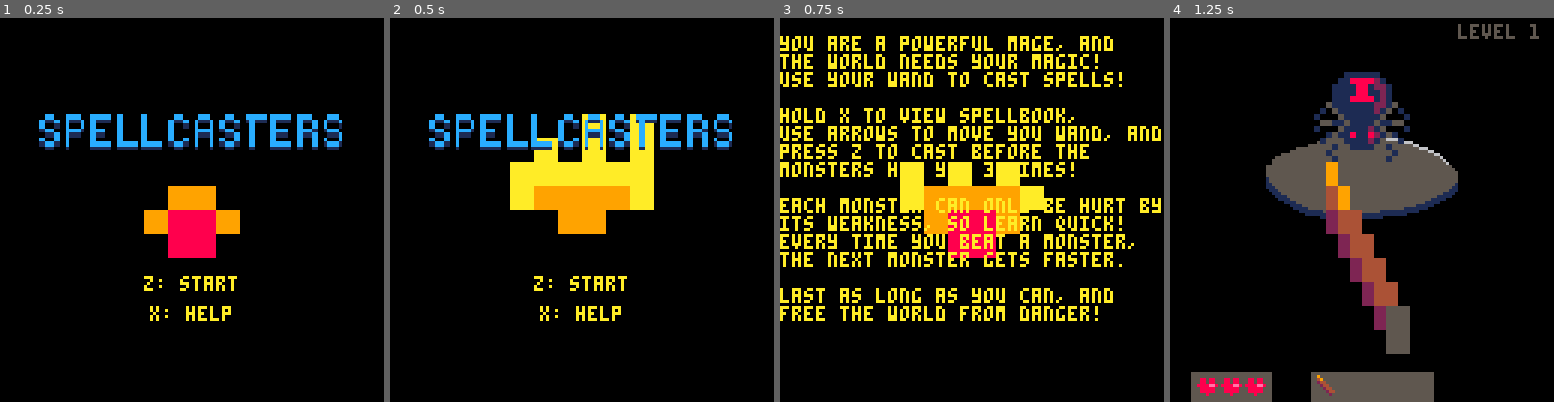
Above: before the commit, frames 1-4 (left to right).
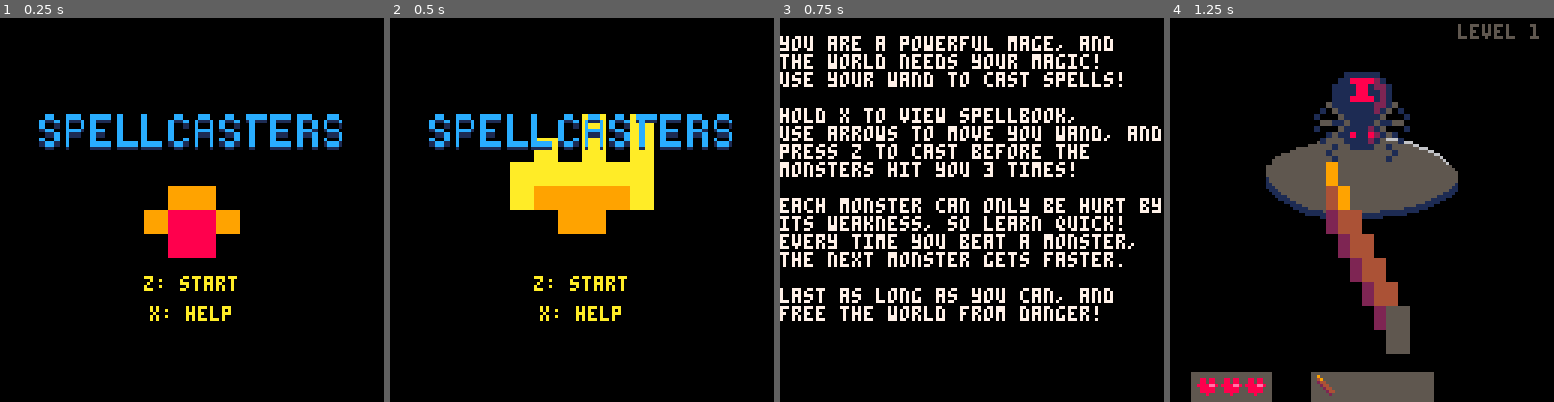
Above: after the commit, the same moments.

Repository: Alamantus/SpellCasters
Game: PICO-8 cartridge spellcasters.p8
Same seed, same stepped clock (60 frames per second), same inputs: the game is played once before the commit and once after it.
Inputs:
- Up to frame 1 (0.25 s): no input
- Up to frame 2 (0.5 s): tap X (X key) at 0.33 s
- Up to frame 3 (0.75 s): tap X (X key) at 0.7 s
- Up to frame 4 (1.25 s): tap O (Z key) at 1.07 s

Frames 1-2 are identical in both runs. In frame 3, 22% of the frame differs, in the area x 0-100%, y 4-79%; in frame 4, nothing differs.

Commit message:
Fixed title screen animation and help text color

Diff:
--- a/spellcasters.p8
+++ b/spellcasters.p8
@@ -342,14 +342,15 @@
  if title.frame<1 or title.frame>2 then
   title.incr*=-1
  end
- sspr(16+(8*title.frame),0,8,8,32,24,player.size*2,player.size*2)
 
  if not btn(5) then
+  sspr(16+(8*title.frame),0,8,8,32,24,player.size*2,player.size*2)
+
   sspr(0,40,64,8,13,32,110,12)
   print("z: start",48,roomsizey-42,10)
   print("x: help",50,roomsizey-32,10)
  else
-  print("")
+  print("",0,0,7)
   print("you are a powerful mage, and")
   print("the world needs your magic!")
   print("use your wand to cast spells!")
